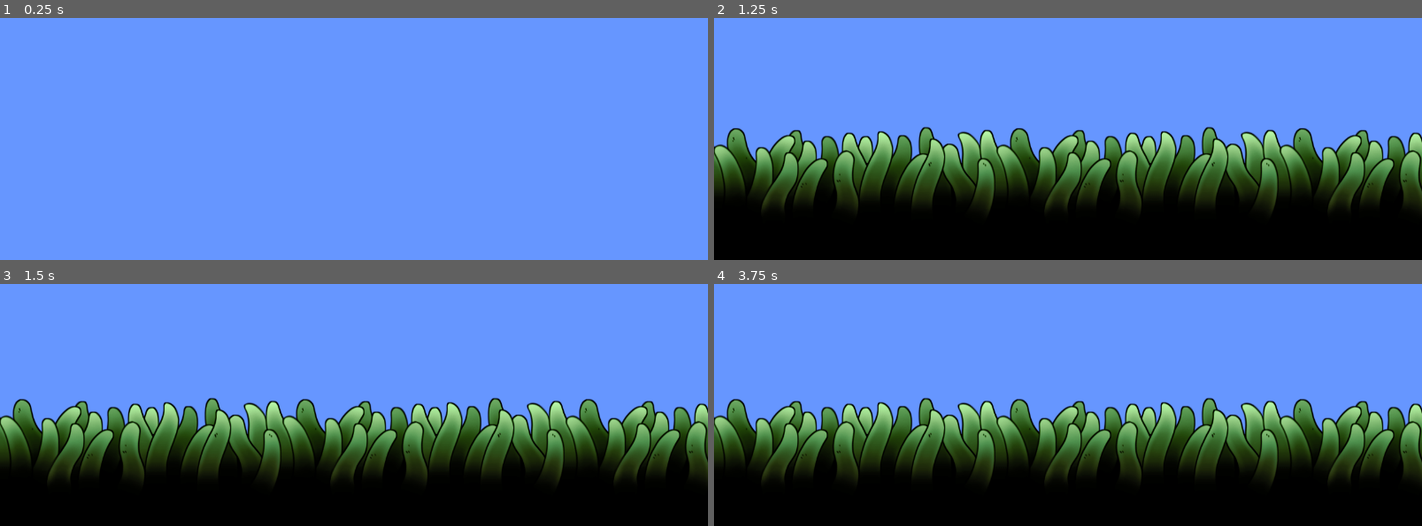
Above: before the commit, frames 1-4 (two rows, left to right).
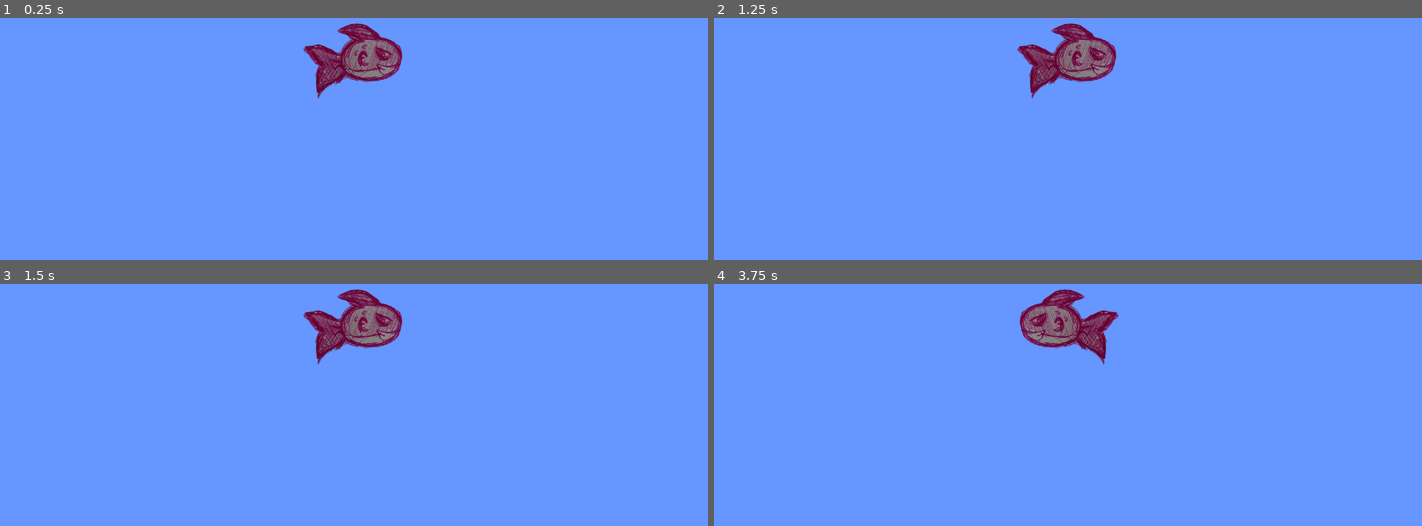
Above: after the commit, the same moments.

Repository: ZenithStar/gmtk_jam_2023
Game: Godot game, scene res://scenes/test_level.tscn
The game is run twice, just before and just after one commit, with the same random seed, the same clock (stepped at 60 frames per second) and the same inputs.
Inputs:
- Up to frame 1 (0.25 s): no input
- Up to frame 2 (1.25 s): tap Enter at 0.5 s; hold Right (move_right, bound only after the commit) from 0.53 s (still down)
- Up to frame 3 (1.5 s): release Right (move_right, bound only after the commit) at 1.28 s; hold Down (move_down, bound only after the commit) from 1.28 s (still down)
- Up to frame 4 (3.75 s): tap Space at 2, 3.5 s; release Down (move_down, bound only after the commit) at 2.03 s; hold Right (move_right, bound only after the commit) 2.03-2.78 s; tap Enter at 2.75 s; hold Up (move_up, bound only after the commit) 2.78-3.53 s; hold Left (move_left, bound only after the commit) from 3.53 s (still down)

The runs differ from the first frame. In frame 1, 2.3% of the frame differs, in the area x 42-57%, y 2-34%; in frame 2, 52%, in the area x 0-100%, y 2-100%; in frame 3, 50%; in frame 4, 50%.

Commit message:
Add fish sprite and keyboard controls

Diff:
--- a/project.godot
+++ b/project.godot
@@ -22,6 +22,29 @@
 window/size/mode=2
 window/stretch/mode="viewport"
 
+[input]
+
+move_left={
+"deadzone": 0.5,
+"events": [Object(InputEventKey,"resource_local_to_scene":false,"resource_name":"","device":-1,"window_id":0,"alt_pressed":false,"shift_pressed":false,"ctrl_pressed":false,"meta_pressed":false,"pressed":false,"keycode":0,"physical_keycode":4194319,"key_label":0,"unicode":0,"echo":false,"script":null)
+]
+}
+move_right={
+"deadzone": 0.5,
+"events": [Object(InputEventKey,"resource_local_to_scene":false,"resource_name":"","device":-1,"window_id":0,"alt_pressed":false,"shift_pressed":false,"ctrl_pressed":false,"meta_pressed":false,"pressed":false,"keycode":0,"physical_keycode":4194321,"key_label":0,"unicode":0,"echo":false,"script":null)
+]
+}
+move_down={
+"deadzone": 0.5,
+"events": [Object(InputEventKey,"resource_local_to_scene":false,"resource_name":"","device":-1,"window_id":0,"alt_pressed":false,"shift_pressed":false,"ctrl_pressed":false,"meta_pressed":false,"pressed":false,"keycode":0,"physical_keycode":4194322,"key_label":0,"unicode":0,"echo":false,"script":null)
+]
+}
+move_up={
+"deadzone": 0.5,
+"events": [Object(InputEventKey,"resource_local_to_scene":false,"resource_name":"","device":-1,"window_id":0,"alt_pressed":false,"shift_pressed":false,"ctrl_pressed":false,"meta_pressed":false,"pressed":false,"keycode":0,"physical_keycode":4194320,"key_label":0,"unicode":0,"echo":false,"script":null)
+]
+}
+
 [rendering]
 
 renderer/rendering_method="gl_compatibility"
--- /dev/null
+++ b/scenes/Fish.gd
@@ -0,0 +1,23 @@
+extends RigidBody2D
+
+var speed = 400
+var facing_left = false
+
+func _process(delta):
+	var velocity = Vector2.ZERO # The player's movement vector.
+	if Input.is_action_pressed("move_right"):
+		velocity.x += 1
+		facing_left = false
+	if Input.is_action_pressed("move_left"):
+		velocity.x -= 1
+		facing_left = true
+	if Input.is_action_pressed("move_down"):
+		velocity.y += 1
+	if Input.is_action_pressed("move_up"):
+		velocity.y -= 1
+
+	$Sprite2D.flip_h = facing_left
+
+	if velocity.length() > 0:
+		velocity = velocity.normalized() * speed
+		position += velocity * delta
--- a/scenes/test_level.tscn
+++ b/scenes/test_level.tscn
@@ -1,8 +1,10 @@
-[gd_scene load_steps=8 format=3 uid="uid://dq34o6bnybbm2"]
+[gd_scene load_steps=10 format=3 uid="uid://dq34o6bnybbm2"]
 
 [ext_resource type="Shader" path="res://scripts/water_effect.gdshader" id="1_56v21"]
 [ext_resource type="TileSet" uid="uid://cmcpnwdeph0tl" path="res://assets/Mossy Tileset/tileset.tres" id="3_uuwx7"]
+[ext_resource type="Script" path="res://scenes/Fish.gd" id="4_6w2pj"]
 [ext_resource type="Shader" path="res://scripts/wind_waker_water.gdshader" id="4_h0shh"]
+[ext_resource type="Texture2D" uid="uid://dm2rmaxd1vfqi" path="res://assets/fish.png" id="5_ge1hd"]
 
 [sub_resource type="ShaderMaterial" id="ShaderMaterial_mccv3"]
 shader = ExtResource("1_56v21")
@@ -50,11 +52,15 @@
 
 [node name="Fish" type="RigidBody2D" parent="."]
 position = Vector2(1069, 210)
+script = ExtResource("4_6w2pj")
 
 [node name="CollisionShape2D" type="CollisionShape2D" parent="Fish"]
 shape = SubResource("CapsuleShape2D_bht2k")
 
 [node name="Camera2D" type="Camera2D" parent="Fish"]
+
+[node name="Sprite2D" type="Sprite2D" parent="Fish"]
+texture = ExtResource("5_ge1hd")
 
 [node name="Water" type="Area2D" parent="."]
 position = Vector2(1025, 2170)
Binary file added: assets/fish.png
Not shown, added: assets/fish.png.import
